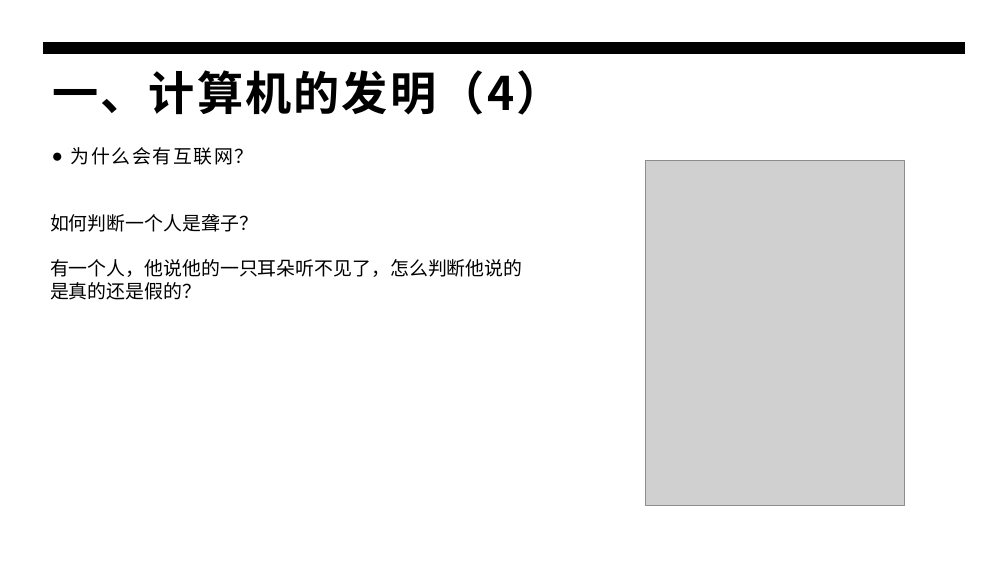
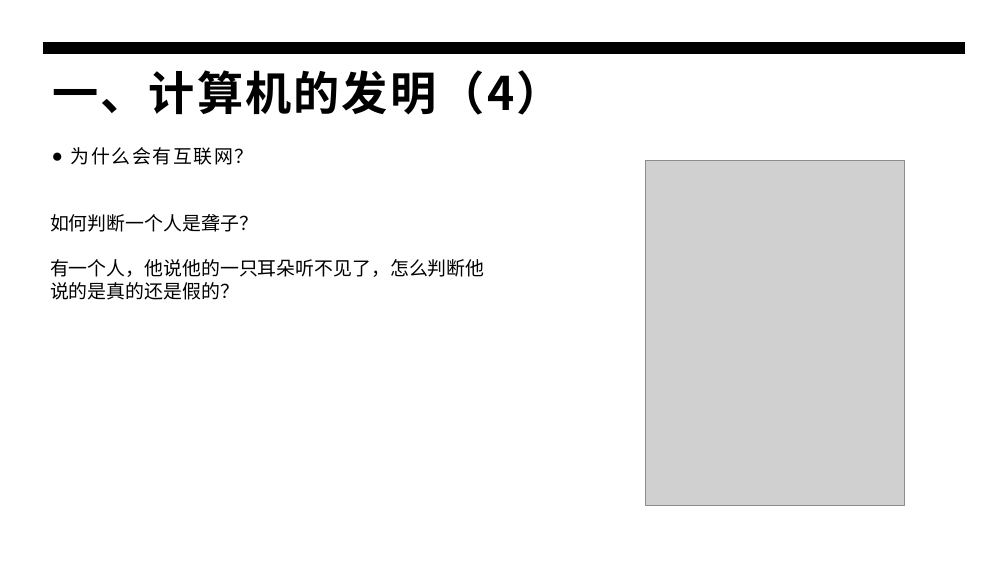
Before and after one commit to panxibei/writing, a slide deck: slide 5 of 44_心理学/21_浥尘伙伴社团独家密训课程：计算机编程开门课/浥尘伙伴社团原创：计算机编程开门课.pptx. Drawn at 1008x567 pixels with LibreOffice and Linux fonts; fonts in the diff are those of the drawing; grey boxes stand for pictures. Boxes give left, top, right and bottom in pixels: in the first picture for what was removed or moved away, otherwise in the second. Text is boxed around its words. In the diff, an @@ line names an element or a change of style, - is before the commit and + after.

```diff
--- a/44_心理学/21_浥尘伙伴社团独家密训课程：计算机编程开门课/浥尘伙伴社团原创：计算机编程开门课.pptx
+++ b/44_心理学/21_浥尘伙伴社团独家密训课程：计算机编程开门课/浥尘伙伴社团原创：计算机编程开门课.pptx
@@ text "如何判断一个人是聋子？" rewrapped from (50,214,522,300) to (50,214,485,300) @@
```
Also in this commit, not shown: 23 other slides changed, 2 slides added.
